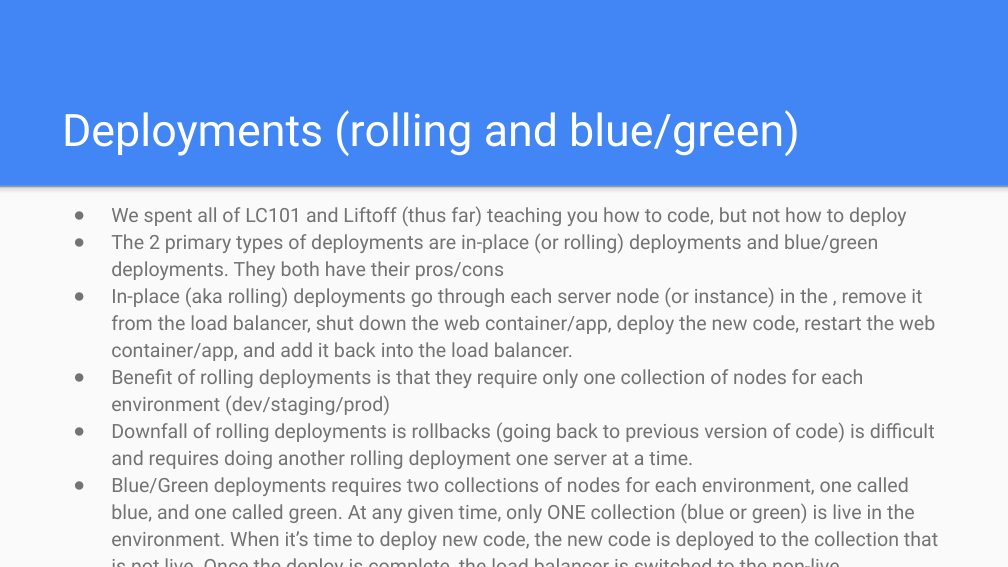
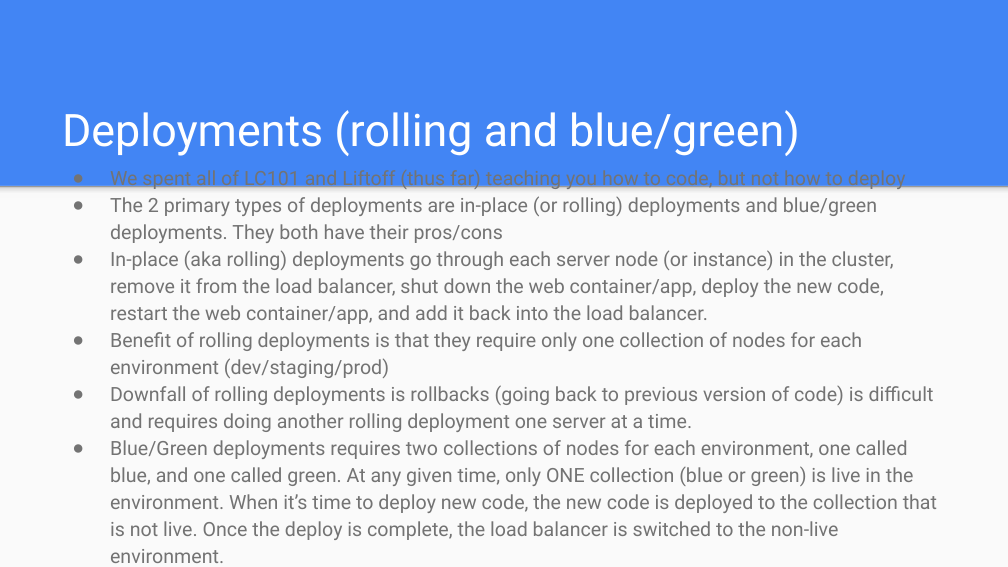
Before and after one commit to icon5585/liftoff-presentations, a slide deck: slide 9 of Class 5 Slides.pptx. Drawn at 1008x567 pixels with LibreOffice and Linux fonts; fonts in the diff are those of the drawing. Boxes give left, top, right and bottom in pixels: in the first picture for what was removed or moved away, otherwise in the second. Text is boxed around its words. In the diff, an @@ line names an element or a change of style, - is before the commit and + after.

Commit message:
Update

```diff
--- a/Class 5 Slides.pptx
+++ b/Class 5 Slides.pptx
@@ text "We spent all of LC101 ...": place and size @@
-text "We spent all of LC101 ..." at [111,206,938,550]
+text "We spent all of LC101 ..." at [110,170,937,513]
@@ text at [110,250,894,324]: text changed @@
-● In-place (aka rolling) deployments go through each server node (or instance) in the , remove it from the load balancer, shut down the web container/app, deploy the new code, restart the web container/app, and add it back into the load balancer.
+● In-place (aka rolling) deployments go through each server node (or instance) in the cluster, remove it from the load balancer, shut down the web container/app, deploy the new code, restart the web container/app, and add it back into the load balancer.
```
